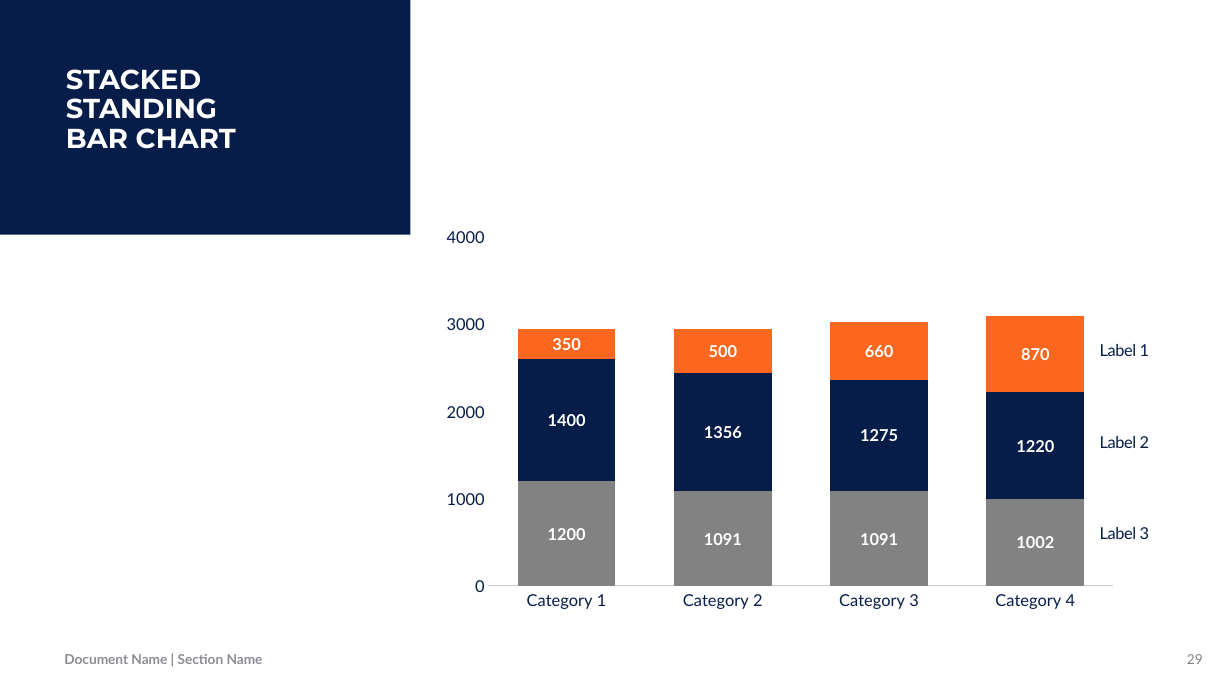
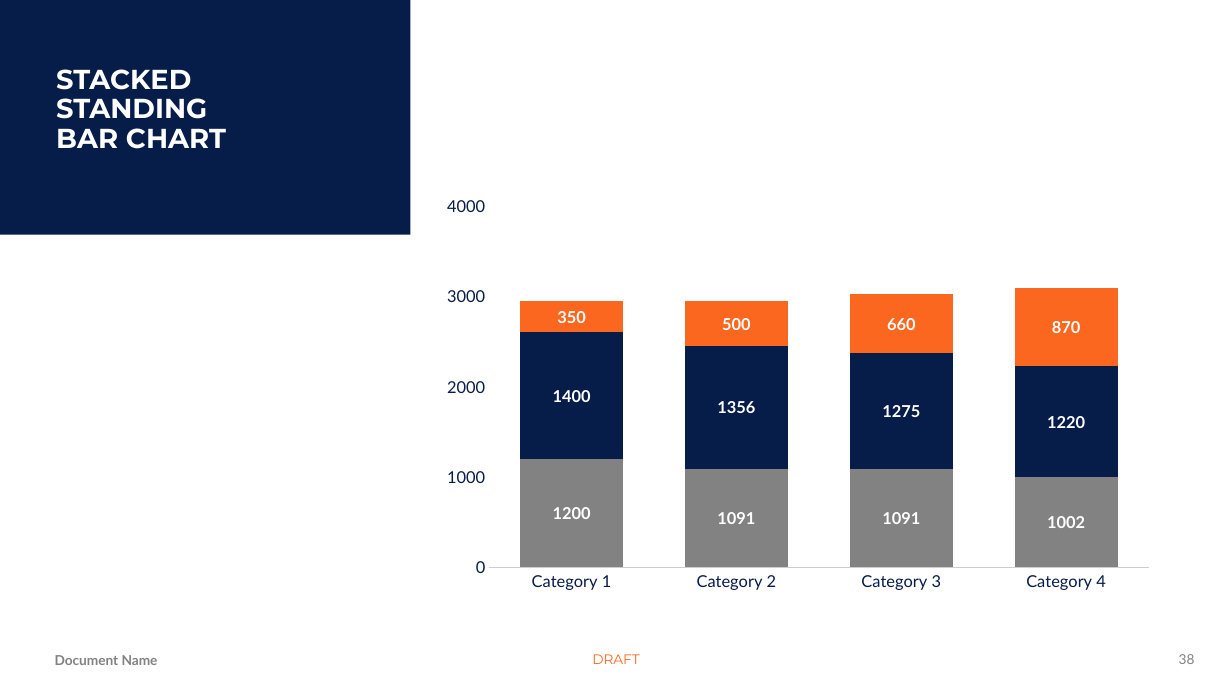
Before and after one commit to Jamison413/kevmaitland-PoshAnt, a slide deck: slide 38 of Intune-WinApp/OfficeThemes/Blank.potx (slide 29 before the commit). Drawn at 1232x693 pixels with LibreOffice and Linux fonts; fonts in the diff are those of the drawing; background and template pictures are left out. Boxes give left, top, right and bottom in pixels: in the first picture for what was removed or moved away, otherwise in the second. Text is boxed around its words. In the diff, an @@ line names an element or a change of style, - is before the commit and + after.

```diff
--- a/Intune-WinApp/OfficeThemes/Blank.potx
+++ b/Intune-WinApp/OfficeThemes/Blank.potx
@@ text "STACKED STANDING": place and size @@
-text "STACKED STANDING" at (66,69,236,149)
+text "STACKED STANDING" at (56,69,226,149)
@@ column stacked chart: place and size @@
-column stacked chart at (433,220,1128,618)
+column stacked chart at (433,188,1163,599)
@@ text removed at (1100,344,1150,356) @@
-Label 1
@@ text removed at (1100,436,1150,448) @@
-Label 2
@@ text removed at (1100,527,1150,539) @@
-Label 3
@@ text added at (55,655,158,665), 10 pt, text #818281, bold @@
+Document Name
@@ text removed at (64,654,263,664) @@
-Document Name | Section Name
@@ text added at (592,654,639,664), 10 pt, text #FC671F @@
+DRAFT
@@ page number added at (1179,654,1195,664), 10 pt, text #818281 @@
+38
@@ page number removed at (1187,654,1203,664) @@
-29
```
Also in this commit, not shown: 26 other slides changed, 60 slides added, 38 slides removed, 2 other files.
